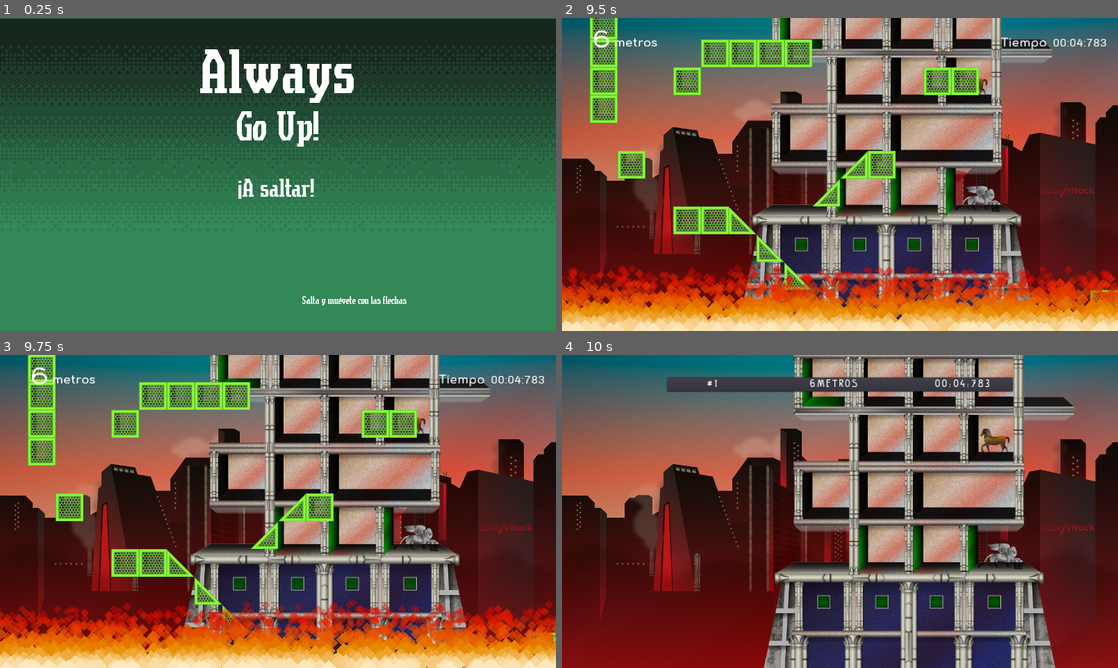
Above: before the commit, frames 1-4 (two rows, left to right).
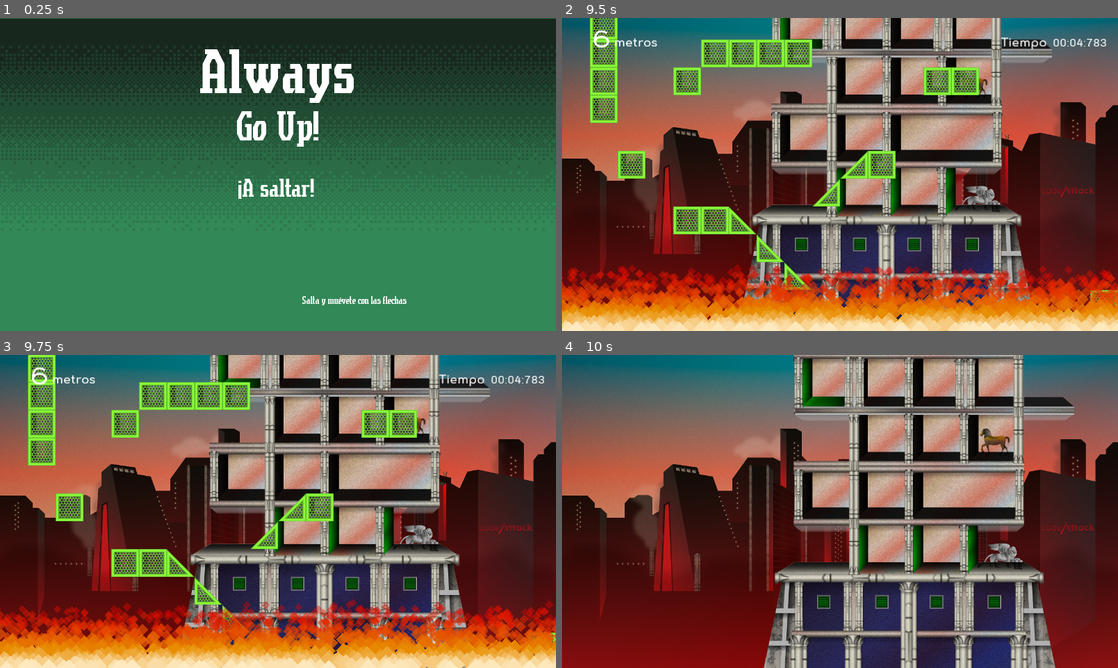
Above: after the commit, the same moments.

Repository: codeattack-medialab/AlwaysGoUp
Game: Godot game, scene res://Start.tscn
Two runs of this game, one before a commit and one after it. Both use one fixed random seed, a clock stepped at 60 frames per second and the inputs below.
Inputs:
- Up to frame 1 (0.25 s): no input
- Up to frame 2 (9.5 s): click "¡A saltar!" at 0.5 s; tap Enter (start) at 1.25, 1.35, 2.1, 2.85, 3.6, 4.35, 5.1, 5.85, 6.6, 7.35, 8.1, 8.85 s; hold Right (move_right) 1.28-2.78 s; tap Up (jump) at 1.52, 2.27, 3.77, 4.52, 5.27, 6.77, 7.52, 8.27 s; hold Left (move_left) 2.78-3.53 s; hold Right (move_right) 3.53-5.03 s; hold Left (move_left) 5.03-5.78 s; hold Right (move_right) 5.78-6.53 s; hold Left (move_left) 6.53-8.03 s; hold Right (move_right) from 8.03 s (still down)
- Up to frame 3 (9.75 s): keep holding Right (move_right); tap Enter (start) at 9.6 s
- Up to frame 4 (10 s): keep holding Right (move_right); tap Up (jump) at 9.77 s

Frames 1-3 are identical in both runs. In frame 4, 3.0% of the frame differs, in the area x 18-82%, y 6-12%.

Commit message:
Add animations to End.tscn
Two new animations!!! Which are:
- List of hi-scores unfolds from down to top of the screen
- Your last gameplay would be flashing in red if you are between the best 15

Diff:
--- a/End.gd
+++ b/End.gd
@@ -1,7 +1,6 @@
 extends Node
 
 var scoreline = preload("res://HiScoreItem.tscn")
-var metres = [275,275,205,185,185,153,113,102,88]
 
 var visualnodes_list = Array()
 
@@ -19,17 +18,12 @@
 	Global.scores.append({name = 'FFF', meters = 153, ms = 82123})
 	Global.scores.append({name = 'GGG', meters = 113, ms = 71400})
 	Global.scores.append({name = 'HHH', meters = 102, ms = 68000})
-	Global.scores.append({name = 'III', meters = 88, ms = 51000})
+	Global.scores.append({name = 'III', meters = 0, ms = 51000})
 	Global.scores.append({name = 'JIJI-JAJA', meters = 320, ms = 139900})
 	"""
-	###
 	Global.scores.append({name = "", meters = Global.current_score.meters, ms = Global.current_score.ms})
 	Global.scores.sort_custom(self, "sort_scores")
 	draw_list()
-	"""
-	for s in Global.scores:
-		print (s)
-	"""
 
 func _process(delta):
 #	# Called every frame. Delta is time since last frame.
@@ -42,20 +36,38 @@
 func draw_list():
 	var nloops
 	visualnodes_list = $CanvasLayer/Control/VBoxContainer.get_children()
-	print(visualnodes_list.size())
 	if Global.scores.size() >= visualnodes_list.size():
 		nloops = visualnodes_list.size()
 	else:
 		nloops = Global.scores.size()
 	for n in range(0, nloops):
-		var label_item = visualnodes_list[n].get_node("ScoreLine/NameLabel")
+		var label_item1 = visualnodes_list[n].get_node("ScoreLine/NameLabel")
 		# la siguiente asignación debería ser con el Global.scores[n].name en el futuro
-		label_item.text = "#" + str(n+1)
-		label_item = visualnodes_list[n].get_node("ScoreLine/MetersLabel")
-		label_item.text = str(Global.scores[n].meters)
-		label_item = visualnodes_list[n].get_node("ScoreLine/TimeLabel")
-		label_item.text = format_ms(Global.scores[n].ms)
-		visualnodes_list[n].show()
+		label_item1.text = "#" + str(n+1)
+		var label_item2 = visualnodes_list[n].get_node("ScoreLine/MetersLabel")
+		label_item2.text = str(Global.scores[n].meters)
+		var label_item3 = visualnodes_list[n].get_node("ScoreLine/UnitsLabel")
+		var label_item4 = visualnodes_list[n].get_node("ScoreLine/TimeLabel")
+		label_item4.text = format_ms(Global.scores[n].ms)
+		animate_position(visualnodes_list[n], Vector2(visualnodes_list[n].rect_position.x, 1300), visualnodes_list[n].rect_position)
+		#yield($TweenPosition, "tween_completed")
+		if str(Global.current_score.meters) == label_item2.text and format_ms(Global.current_score.ms) == label_item4.text:
+			animate_color(label_item1, label_item2, label_item3, label_item4, Color(0.73,0.09,0.09,1), Color(1,1,1,1))
+
+
+
+func animate_color(label1, label2, label3, label4, start, end):
+	yield($TweenPosition, "tween_completed")
+	$TweenColor.interpolate_property(label1, "custom_colors/font_color", start, end, 1.25, Tween.TRANS_SINE, Tween.EASE_IN_OUT)
+	$TweenColor.interpolate_property(label2, "custom_colors/font_color", start, end, 1.25, Tween.TRANS_SINE, Tween.EASE_IN_OUT)
+	$TweenColor.interpolate_property(label3, "custom_colors/font_color", start, end, 1.25, Tween.TRANS_SINE, Tween.EASE_IN_OUT)
+	$TweenColor.interpolate_property(label4, "custom_colors/font_color", start, end, 1.25, Tween.TRANS_SINE, Tween.EASE_IN_OUT)
+	$TweenColor.start()
+
+func animate_position(item, start, end):
+	$TweenPosition.interpolate_property(item, "rect_position", start, end, 0.75, Tween.TRANS_LINEAR, Tween.EASE_IN_OUT)
+	$TweenPosition.start()
+	item.show()
 
 
 func format_ms(millis):
--- a/End.tscn
+++ b/End.tscn
@@ -1,18 +1,11 @@
-[gd_scene load_steps=6 format=2]
+[gd_scene load_steps=5 format=2]
 
 [ext_resource path="res://End.gd" type="Script" id=1]
 [ext_resource path="res://Background/city_bg_002.png" type="Texture" id=2]
 [ext_resource path="res://ParallaxBackground.tscn" type="PackedScene" id=3]
 [ext_resource path="res://HiScoreItem.tscn" type="PackedScene" id=4]
 
-[sub_resource type="Animation" id=1]
-
-resource_name = "hiscore-anim"
-length = 1.0
-loop = false
-step = 0.1
-
-[node name="End" type="Node" index="0"]
+[node name="End" type="Node"]
 
 script = ExtResource( 1 )
 
@@ -195,12 +188,21 @@
 margin_right = 800.0
 margin_bottom = 656.0
 
-[node name="AnimationPlayer" type="AnimationPlayer" parent="CanvasLayer/Control" index="1"]
-
-root_node = NodePath("..")
-autoplay = ""
+[node name="TweenColor" type="Tween" parent="." index="4"]
+
+repeat = true
 playback_process_mode = 1
-playback_default_blend_time = 0.0
 playback_speed = 1.0
-anims/hiscore-anim = SubResource( 1 )
-blend_times = [  ]
+playback/active = false
+playback/repeat = true
+playback/speed = 1.0
+_sections_unfolded = [ "playback" ]
+
+[node name="TweenPosition" type="Tween" parent="." index="5"]
+
+repeat = false
+playback_process_mode = 1
+playback_speed = 1.0
+playback/active = false
+playback/repeat = false
+playback/speed = 1.0
--- a/HiScoreItem.tscn
+++ b/HiScoreItem.tscn
@@ -58,7 +58,7 @@
 percent_visible = 1.0
 lines_skipped = 0
 max_lines_visible = -1
-_sections_unfolded = [ "Margin", "Size Flags" ]
+_sections_unfolded = [ "Margin", "Size Flags", "custom_colors" ]
 
 [node name="MetersLabel" type="Label" parent="ScoreLine" index="1"]
 
